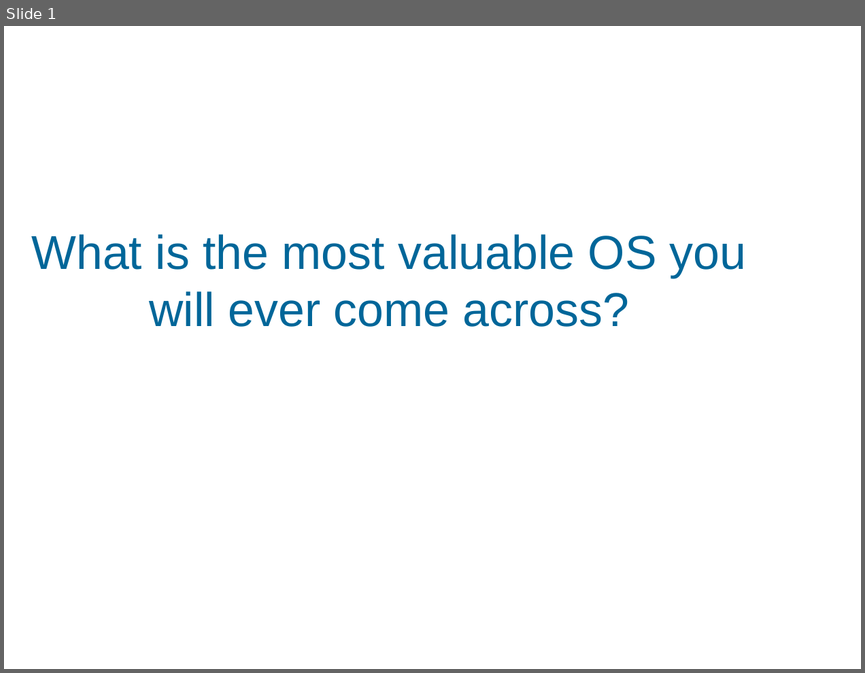
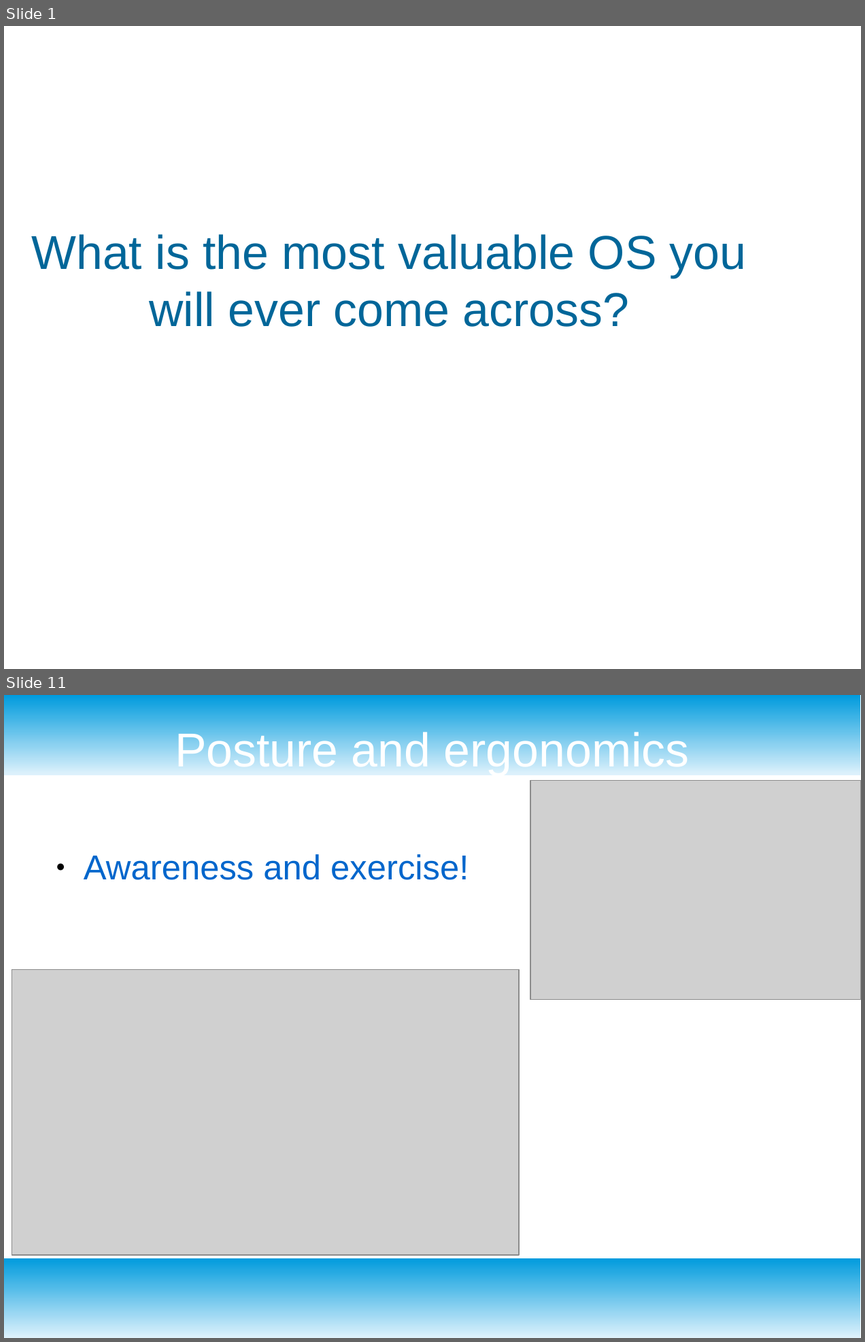
Before and after one commit to CSteigueber/watch-on-health, a slide deck: watch.odp. Shown one above the other, each under a label of ours: slide 1 before the commit, slides 1 and 11 after it; the slides between them are not shown. The pictures are 865x673 and 865x1342 pixels, drawn with LibreOffice and Linux fonts; fonts in the diff are those of the drawing; grey boxes stand for pictures; background and template pictures are left out. Boxes give left, top, right and bottom in pixels: in the first picture for what was removed or moved away, otherwise in the second. Text is boxed around its words. In the diff, an @@ line names an element or a change of style, - is before the commit and + after.

```diff
--- a/watch.odp
+++ b/watch.odp
@@ slide 11 added at (4,695,861,1338), background #FFFFFF @@
@@ rectangle added at (4,695,861,775), fill gradient #DFF2FC to #009BDD @@
@@ title added at (175,728,689,775), 44 pt, text #FFFFFF @@
+Posture and ergonomics
@@ picture added at (530,781,861,1000) @@
@@ text added at (84,854,468,880), 32 pt, text #0066CC @@
+● Awareness and exercise!
@@ picture added at (11,970,519,1255) @@
@@ rectangle added at (4,1258,861,1338), fill gradient #DFF2FC to #009BDD @@
```
Also in this commit, not shown: 12 other slides added, 1 slide removed, 10 other files.
